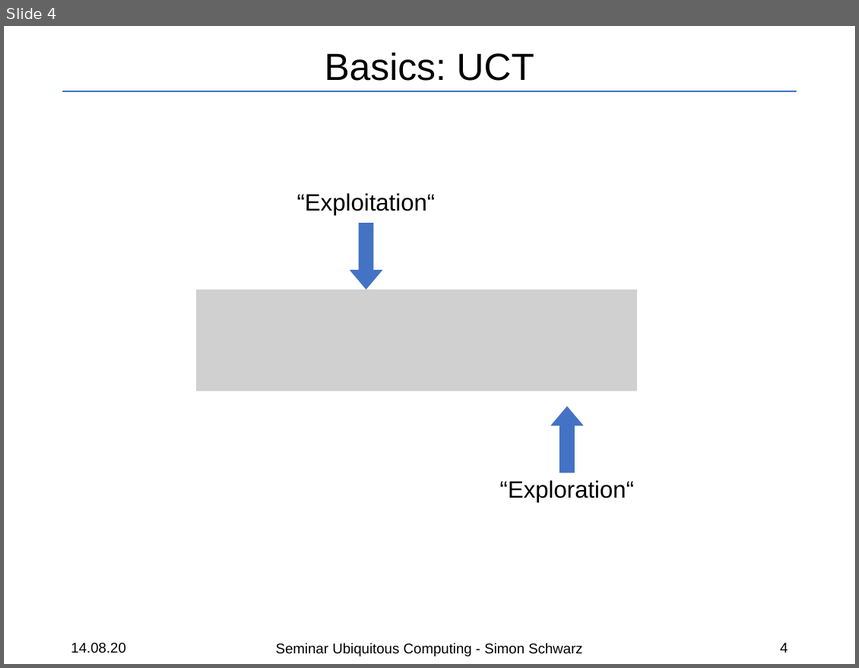
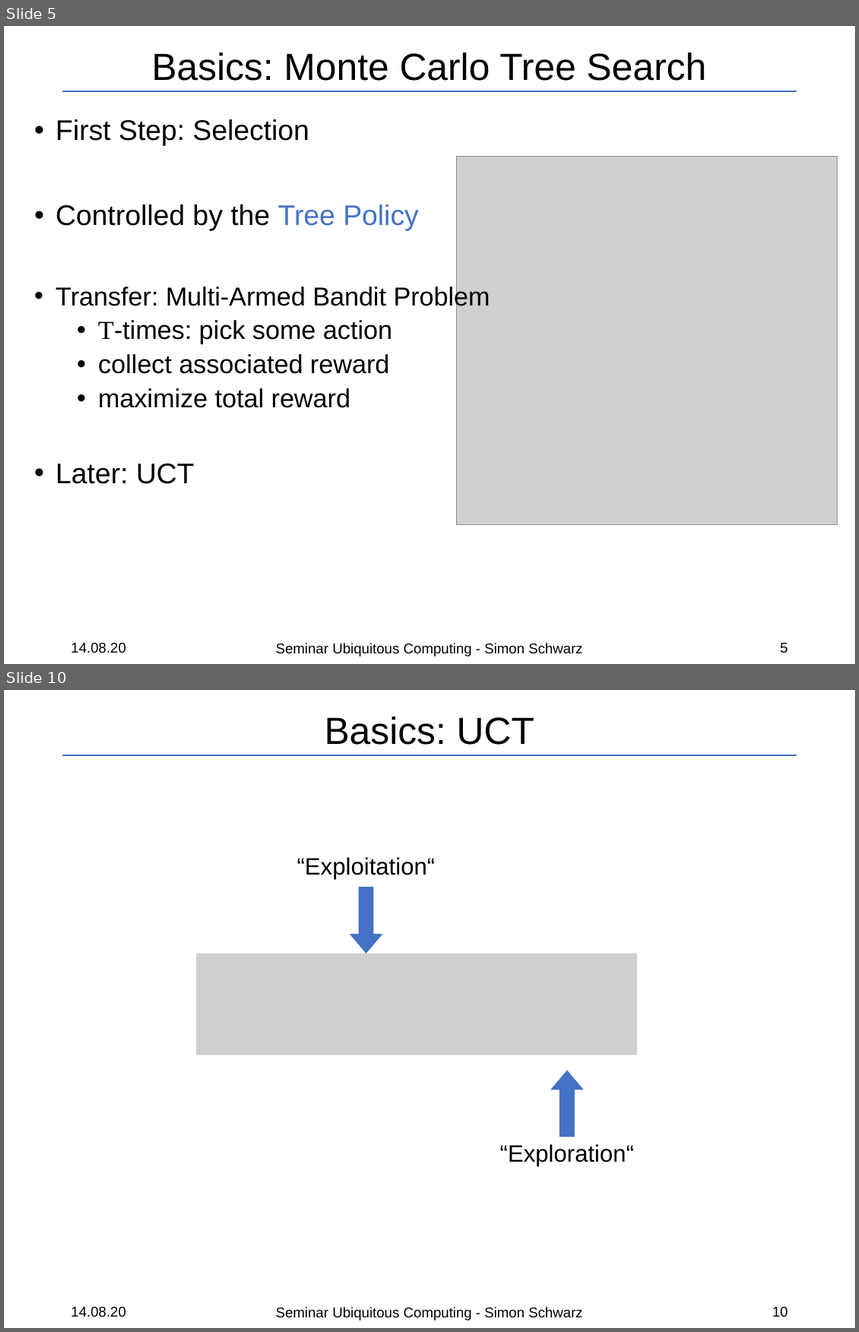
Before and after one commit to SRSchwarz/MCTS-Survey, a slide deck: slides/presentation.pptx. Shown one above the other, each under a label of ours: slide 4 before the commit, slides 5 and 10 after it; the slides between them are not shown. The pictures are 859x668 and 859x1332 pixels, drawn with LibreOffice and Linux fonts; fonts in the diff are those of the drawing; grey boxes stand for pictures. Boxes give left, top, right and bottom in pixels: in the first picture for what was removed or moved away, otherwise in the second. Text is boxed around its words. In the diff, an @@ line names an element or a change of style, - is before the commit and + after.

```diff
--- a/slides/presentation.pptx
+++ b/slides/presentation.pptx
@@ slide 5 added at [4, 26, 855, 664], background #FFFFFF @@
@@ title added at [151, 53, 707, 81], 32 pt, text #000000 @@
+Basics: Monte Carlo Tree Search
@@ line added from (63, 91) to (797, 91), #4472C4 1.5 pt @@
@@ text added at [56, 119, 490, 484], 22 pt, text #000000 @@
+• First Step: Selection
+• Controlled by the Tree Policy
+• Transfer: Multi-Armed Bandit Problem
+  • T-times: pick some action
+  • collect associated reward
+  • maximize total reward
+• Later: UCT
@@ picture added at [456, 156, 836, 525] @@
@@ text added at [71, 643, 126, 654], 12 pt, text #000000 @@
+14.08.20
@@ text added at [276, 643, 582, 657], 12 pt, text #000000 @@
+Seminar Ubiquitous Computing - Simon Schwarz
@@ page number added at [780, 643, 788, 654], 12 pt, text #000000 @@
+5
@@ what was slide 4 is now slide 10 @@
@@ page number at [772, 1307, 788, 1318]: text changed @@
-4
+10
```
Also in this commit, not shown: 2 slides changed, 5 other slides added, 8 other files.
